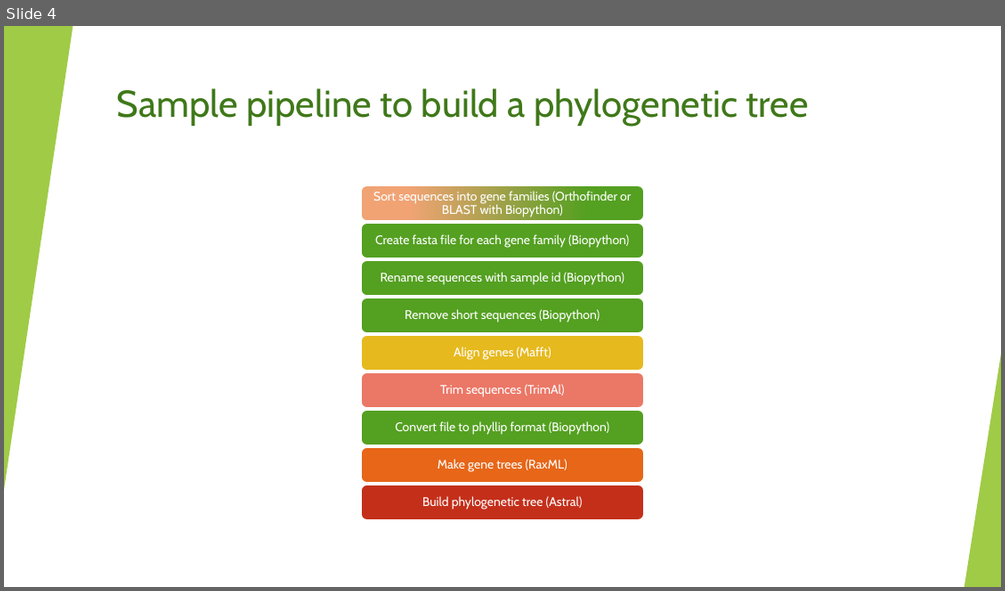
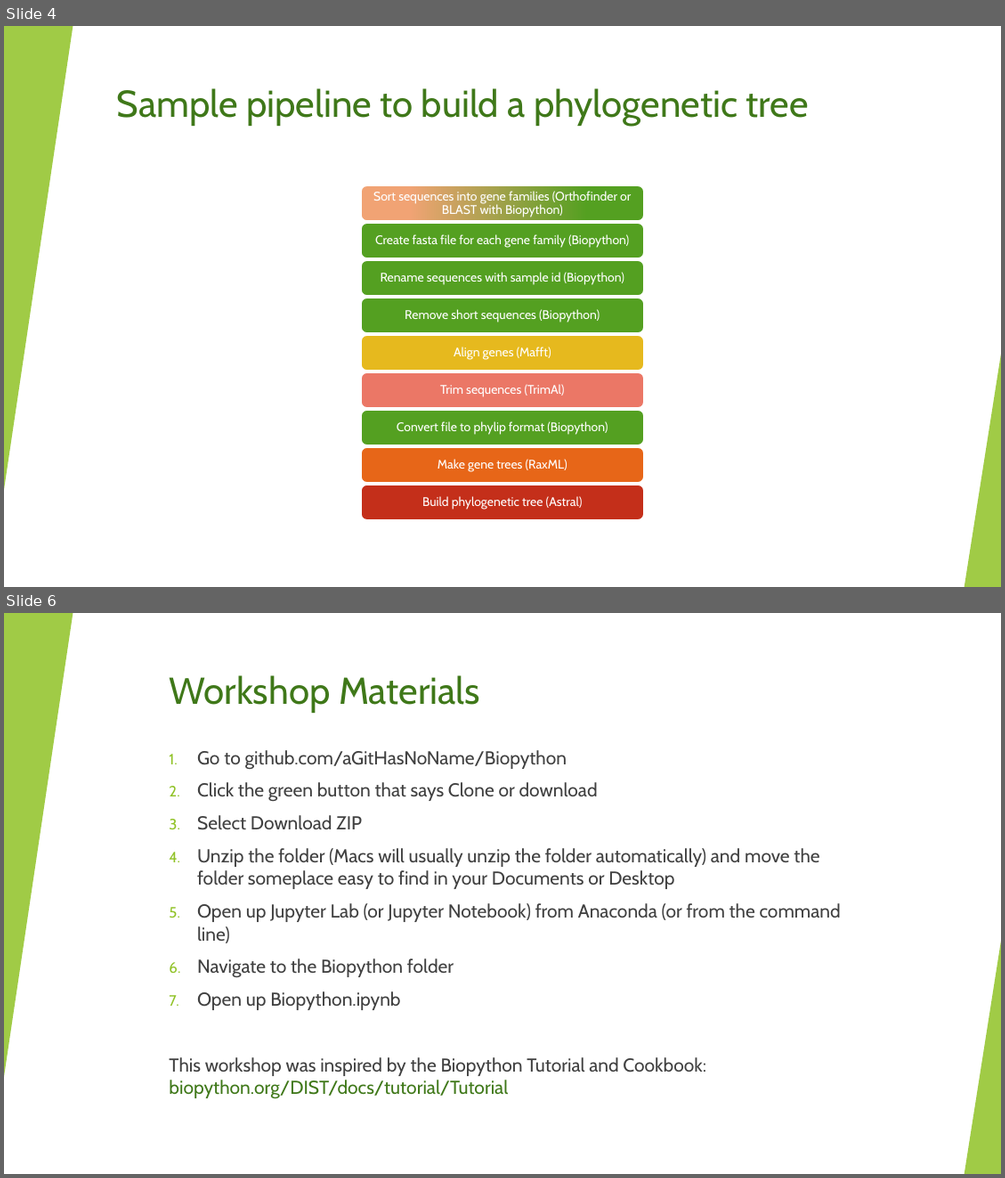
Before and after one commit to aGitHasNoName/Biopython, a slide deck: slides.pptx. Shown one above the other, each under a label of ours: slide 4 before the commit, slides 4 and 6 after it; the slides between them are not shown. The pictures are 1005x591 and 1005x1178 pixels, drawn with LibreOffice and Linux fonts; fonts in the diff are those of the drawing. Boxes give left, top, right and bottom in pixels: in the first picture for what was removed or moved away, otherwise in the second. Text is boxed around its words. In the diff, an @@ line names an element or a change of style, - is before the commit and + after.

```diff
--- a/slides.pptx
+++ b/slides.pptx
@@ slide 6 added at [4,613,1001,1174], background #FFFFFF; not listed: 10 template elements that a slide beside it also shows @@
@@ rectangle added at [4,613,1001,1174], fill #FFFFFF @@
@@ triangle added at [4,613,73,1077], fill #90C226 at 85% opacity @@
@@ title added at [169,675,480,713], 36 pt, text #3F7819 @@
+Workshop Materials
@@ text added at [169,750,841,1099], 18 pt, text #404040 @@
+1. Go to github.com/aGitHasNoName/Biopython
+2. Click the green button that says Clone or download
+3. Select Download ZIP
+4. Unzip the folder (Macs will usually unzip the folder automatically) and move the folder someplace easy to find in your Documents or Desktop
+5. Open up Jupyter Lab (or Jupyter Notebook) from Anaconda (or from the command line)
+6. Navigate to the Biopython folder
+7. Open up Biopython.ipynb
+This workshop was inspired by the Biopython Tutorial and Cookbook: biopython.org/DIST/docs/tutorial/Tutorial
@@ triangle added at [964,941,1001,1174], fill #90C226 at 85% opacity @@
@@ slide 4 changed as well @@
@@ text at [396,421,607,435]: text changed @@
-Convert file to phyllip format (Biopython)
+Convert file to phylip format (Biopython)
```
Also in this commit, not shown: 3 other slides changed, 1 other slide added, 1 slide removed.
